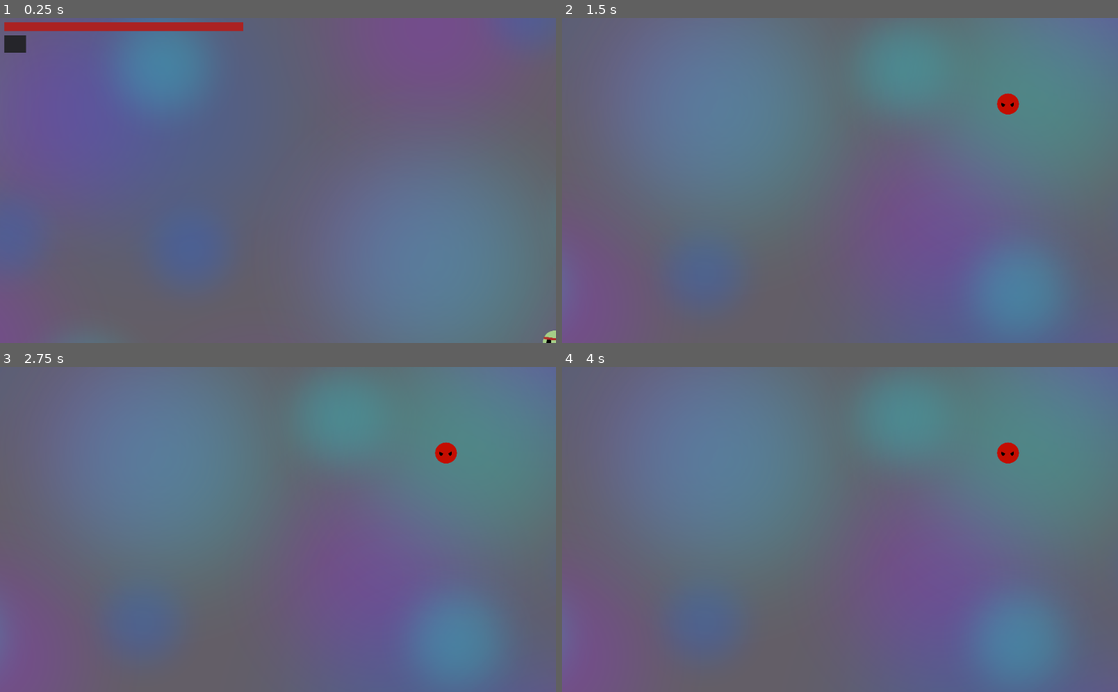
Above: before the commit, frames 1-4 (two rows, left to right).
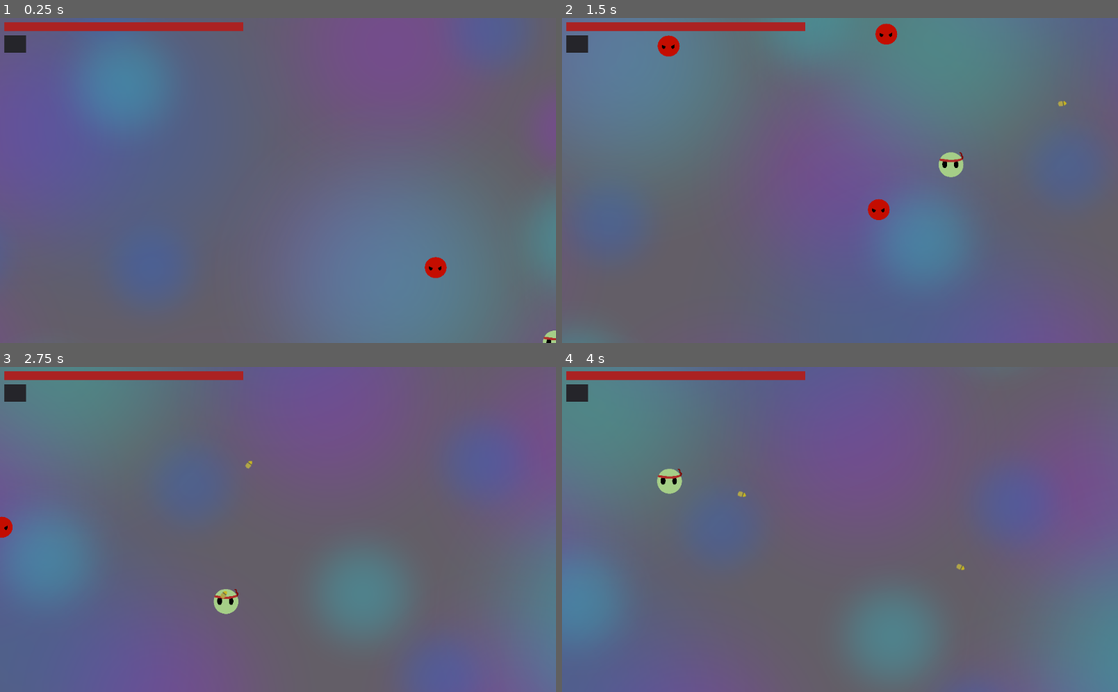
Above: after the commit, the same moments.

Repository: BobWizardLad/combo-gun
Game: Godot game, scene res://Root Scene.tscn
Two runs of this game, one before a commit and one after it. Both use one fixed random seed, a clock stepped at 60 frames per second and the inputs below.
Inputs (mouse positions are in pixels of both pictures, inside the frame that each line leads up to):
- Up to frame 1 (0.25 s): no input
- Up to frame 2 (1.5 s): tap Enter at 0.5 s; move the mouse to (962, 164) at 0.52 s; press the mouse at (962, 164) at 0.53 s; hold D (move_right) 0.53-1.28 s; move the mouse to (728, 196) at 1.27 s; release the mouse at (728, 196) at 1.28 s; hold S (move_down) from 1.28 s (still down); click (728, 196) at 1.35 s
- Up to frame 3 (2.75 s): move the mouse to (333, 458) at 2.02 s; release S (move_down) at 2.03 s; press the mouse at (333, 458) at 2.03 s; hold D (move_right) from 2.03 s (still down)
- Up to frame 4 (4 s): move the mouse to (812, 594) at 2.77 s; release D (move_right) at 2.78 s; release the mouse at (812, 594) at 2.78 s; hold W (move_up) 2.78-3.53 s; click (812, 594) at 2.85 s; move the mouse to (1006, 578) at 3.52 s; press the mouse at (1006, 578) at 3.53 s; hold A (move_left) from 3.53 s (still down)

The runs differ from the first frame. In frame 1, 2.8% of the frame differs, in the area x 15-100%, y 0-86%; in frame 2, 33%; in frame 3, 60%, in the area x 0-100%, y 0-100%; in frame 4, 57%.

Commit message:
Fixed player collision w/ Bullets
Ok ok, that was funny but I fixed the self-delete event. Also added more practice targets. Added a universal "hostile" flag for all entities. Default is false, bullets will delete anything that is hostile true. Damage and enemy bullets to come.

Diff:
--- a/Bullet.gd
+++ b/Bullet.gd
@@ -15,8 +15,9 @@
 func elim_target(var1):
 	var targets = $Area2D.get_overlapping_areas()
 	for target in targets:
-		target.get_parent().queue_free()
-	despawn()
+		if target.get_parent().hostile == true:
+			target.get_parent().queue_free()
+			despawn()
 
 # Called when the node enters the scene tree for the first time.
 func _ready():
--- a/Enemy.gd
+++ b/Enemy.gd
@@ -1,12 +1,10 @@
 extends "res://Entity.gd"
 
 # Declare member variables here. Examples:
-# var a = 2
-# var b = "text"
-
 
 # Called when the node enters the scene tree for the first time.
 func _ready():
+	hostile = true
 	pass # Replace with function body.
 
 
--- a/Entity.gd
+++ b/Entity.gd
@@ -2,6 +2,7 @@
 
 # Character Variables
 var speed = 400
+var hostile = false
 var screen_size
 var velocity = Vector2()
 
--- a/Root Scene.tscn
+++ b/Root Scene.tscn
@@ -24,7 +24,7 @@
 texture = ExtResource( 3 )
 
 [node name="Player" type="KinematicBody2D" parent="."]
-position = Vector2( 520, 318 )
+position = Vector2( 592, 284 )
 script = ExtResource( 2 )
 __meta__ = {
 "_edit_group_": true
@@ -58,7 +58,7 @@
 autoplay = true
 
 [node name="Enemy" type="KinematicBody2D" parent="."]
-position = Vector2( 822, 158 )
+position = Vector2( 773, 123 )
 script = ExtResource( 8 )
 __meta__ = {
 "_edit_group_": true
@@ -73,3 +73,54 @@
 [node name="CollisionShape2D" type="CollisionShape2D" parent="Enemy/EnemyShape"]
 position = Vector2( 0, 1 )
 shape = SubResource( 2 )
+
+[node name="Enemy3" type="KinematicBody2D" parent="."]
+position = Vector2( 372, 145 )
+script = ExtResource( 8 )
+__meta__ = {
+"_edit_group_": true
+}
+
+[node name="EnemySprite" type="Sprite" parent="Enemy3"]
+scale = Vector2( 0.13, 0.13 )
+texture = ExtResource( 1 )
+
+[node name="EnemyShape" type="Area2D" parent="Enemy3"]
+
+[node name="CollisionShape2D" type="CollisionShape2D" parent="Enemy3/EnemyShape"]
+position = Vector2( 0, 1 )
+shape = SubResource( 2 )
+
+[node name="Enemy5" type="KinematicBody2D" parent="Enemy3/EnemyShape/CollisionShape2D"]
+position = Vector2( 0, -1 )
+script = ExtResource( 8 )
+__meta__ = {
+"_edit_group_": true
+}
+
+[node name="EnemySprite" type="Sprite" parent="Enemy3/EnemyShape/CollisionShape2D/Enemy5"]
+scale = Vector2( 0.13, 0.13 )
+texture = ExtResource( 1 )
+
+[node name="EnemyShape" type="Area2D" parent="Enemy3/EnemyShape/CollisionShape2D/Enemy5"]
+
+[node name="CollisionShape2D" type="CollisionShape2D" parent="Enemy3/EnemyShape/CollisionShape2D/Enemy5/EnemyShape"]
+position = Vector2( 0, 1 )
+shape = SubResource( 2 )
+
+[node name="Enemy4" type="KinematicBody2D" parent="."]
+position = Vector2( 759, 447 )
+script = ExtResource( 8 )
+__meta__ = {
+"_edit_group_": true
+}
+
+[node name="EnemySprite" type="Sprite" parent="Enemy4"]
+scale = Vector2( 0.13, 0.13 )
+texture = ExtResource( 1 )
+
+[node name="EnemyShape" type="Area2D" parent="Enemy4"]
+
+[node name="CollisionShape2D" type="CollisionShape2D" parent="Enemy4/EnemyShape"]
+position = Vector2( 0, 1 )
+shape = SubResource( 2 )
